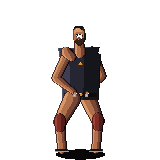
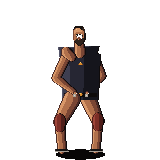
Layered file, before and after one edit (160 × 160). Changes by layer:
painted on "kit" over [58, 46, 100, 52]
